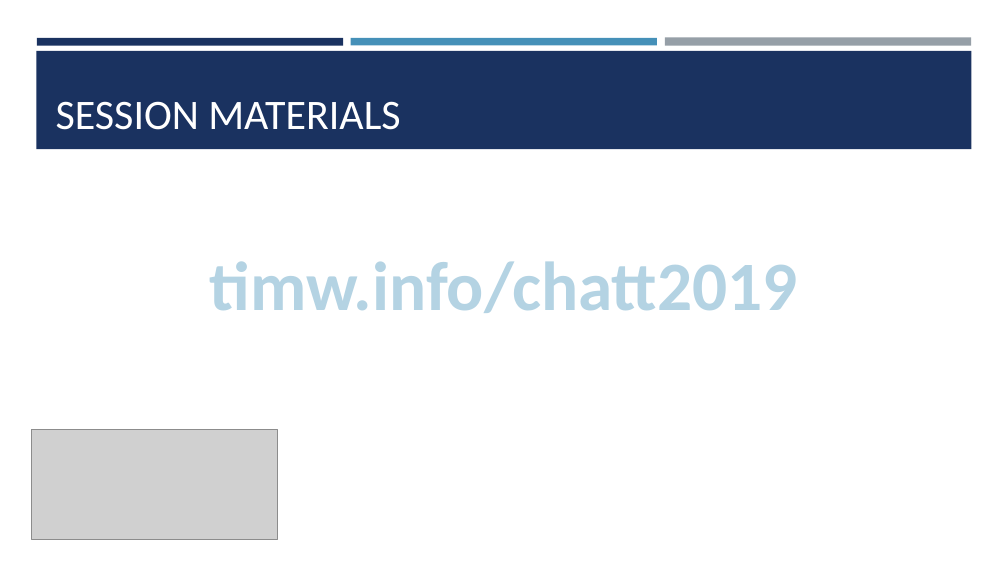
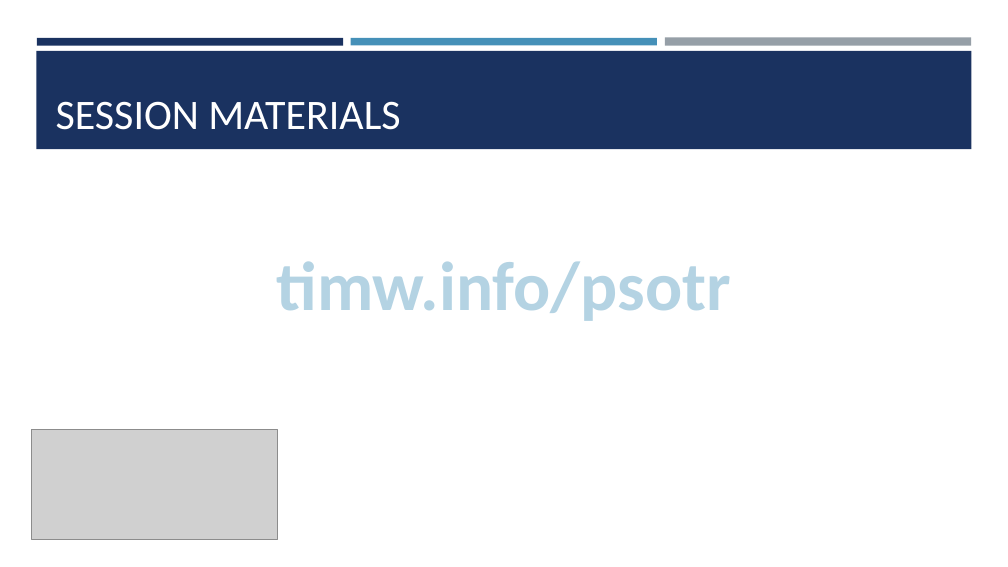
Before and after one commit to timothywarner/summer2019, a slide deck: slide 3 of psh on the river 2019/warner-github-2019.pptx. Drawn at 1008x567 pixels with LibreOffice and Linux fonts; fonts in the diff are those of the drawing; grey boxes stand for pictures; background and template pictures are left out. Boxes give left, top, right and bottom in pixels: in the first picture for what was removed or moved away, otherwise in the second. Text is boxed around its words. In the diff, an @@ line names an element or a change of style, - is before the commit and + after.

```diff
--- a/psh on the river 2019/warner-github-2019.pptx
+++ b/psh on the river 2019/warner-github-2019.pptx
@@ text at [277,261,731,321]: text changed @@
-timw.info/chatt2019
+timw.info/psotr
```
Also in this commit, not shown: 2 other slides changed, 16 slides added, 6 slides removed, 2 other files.
